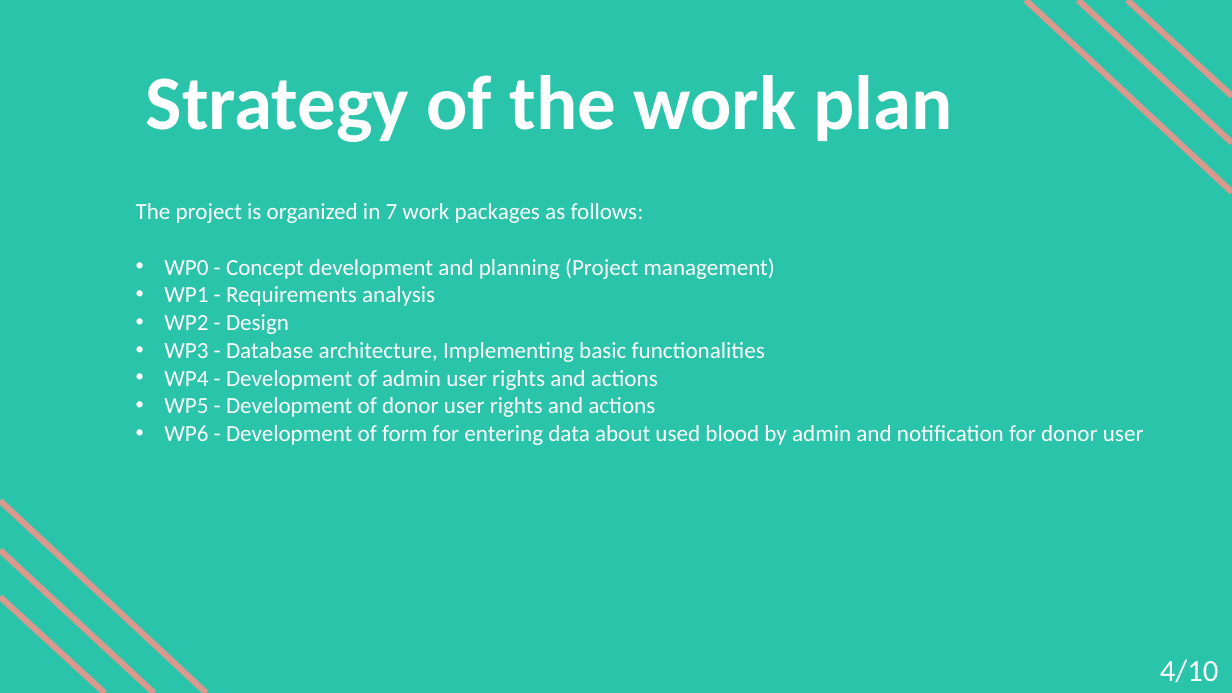
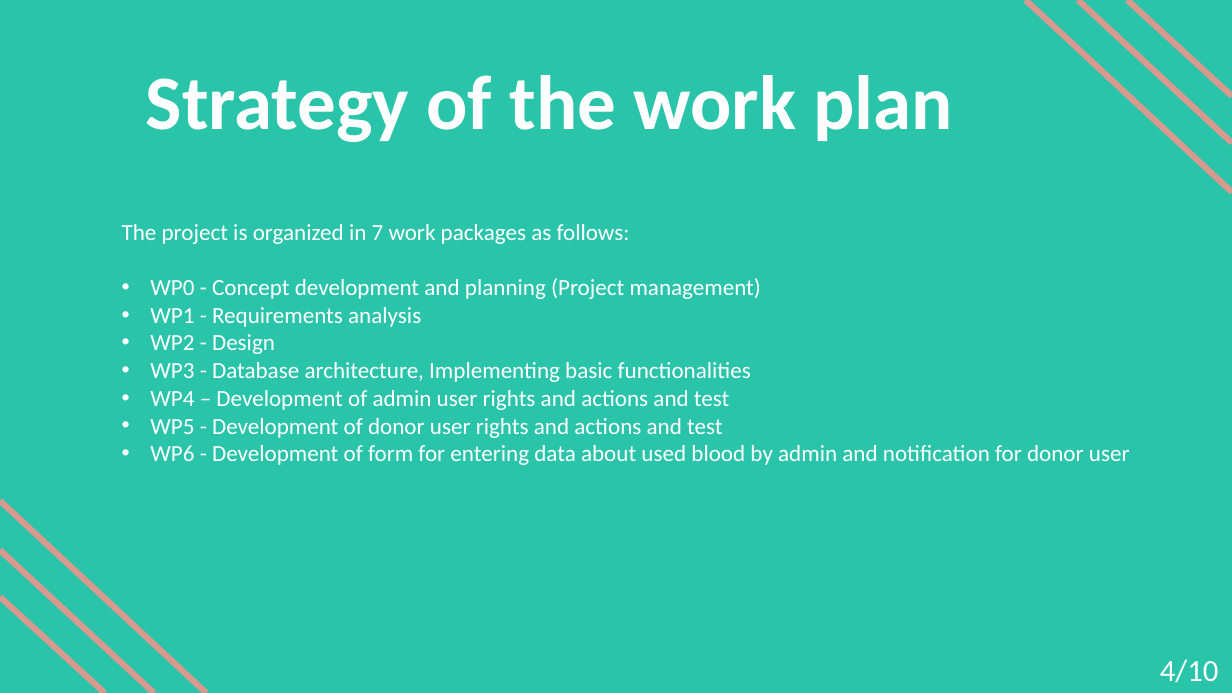
Before and after one commit to janamilutinovic/UPR, a slide deck: slide 4 of PropoasalHorizon2020_prezentacija.pptx. Drawn at 1232x693 pixels with LibreOffice and Linux fonts; fonts in the diff are those of the drawing. Boxes give left, top, right and bottom in pixels: in the first picture for what was removed or moved away, otherwise in the second. Text is boxed around its words. In the diff, an @@ line names an element or a change of style, - is before the commit and + after.

```diff
--- a/PropoasalHorizon2020_prezentacija.pptx
+++ b/PropoasalHorizon2020_prezentacija.pptx
@@ text "The project is organized in ...": place and size @@
-text "The project is organized in ..." at (136, 203, 1144, 445)
+text "The project is organized in ..." at (122, 224, 1130, 465)
@@ text at (150, 390, 729, 438): text changed @@
-• WP4 - Development of admin user rights and actions
-• WP5 - Development of donor user rights and actions
+• WP4 – Development of admin user rights and actions and test
+• WP5 - Development of donor user rights and actions and test
```
Also in this commit, not shown: 6 other slides changed, 1 slide added, 1 slide removed, 3 other files.
